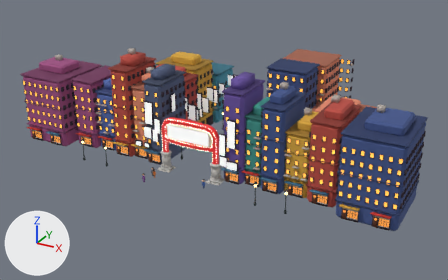
Before and after pictures for a commit that changed the glTF model assets/lod_ichiban.glb.
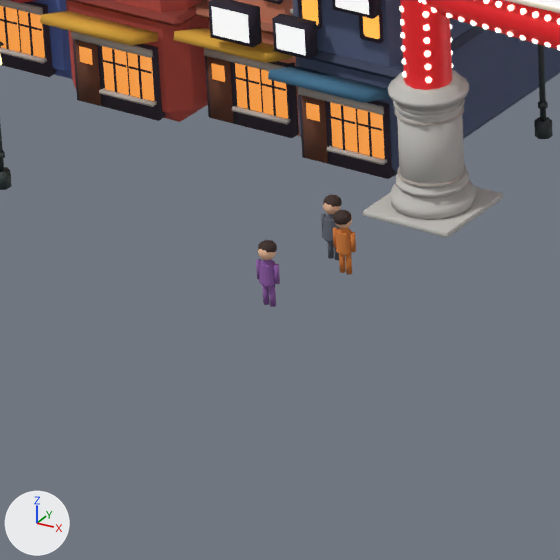
The first picture shows the older version from a 50 mm lens placed at (59.8, -94.9, 56.7), pointed at (2.4, 9.6, 4.5). The close-ups show the older and then the newer version on the part from 24% to 41% of the width and 50% to 78% of the height of that picture. Only the edits that show in the close-ups are written down. Arrows for +X, +Y and +Z are at lower left; the lights stay in place. Where no turn or scale is listed for an object, it has been applied to the vertices.

Names of what the first close-up shows: 'near_awn1', 'near_awn2', 'near_bld0', 'near_bld1', 'near_gateRed', 'near_post', 'near_signBack', 'near_signFace', 'p_ped11', 'p_ped12', 'p_ped13', 'shopM', 'shopM.001', 'shopM.002', 'shopM.003' and 13 more.
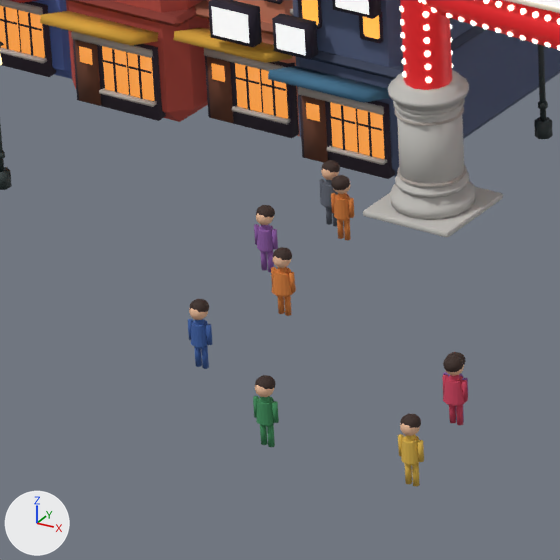
Where the change shows, as pixel boxes (x1, y1, x2, y2) in the close-ups (560 x 560 px):
'p_ped11', moved
    before: (256, 240, 280, 307)
    after: (254, 205, 278, 272)
'p_ped12', moved
    before: (333, 209, 356, 275)
    after: (331, 175, 354, 240)
'p_ped14', added
    after: (398, 413, 424, 487)
'p_ped13', moved
    before: (321, 194, 342, 260)
    after: (319, 160, 340, 226)
'p_ped15', added
    after: (253, 375, 279, 447)
'p_ped16', added
    after: (442, 356, 468, 425)
'p_ped17', added
    after: (188, 299, 212, 369)
'p_ped19', added
    after: (271, 247, 296, 316)
'p_ped18', added
    after: (443, 352, 468, 422)

What the commit changed:
Mesh me_pedm19 is new.
It has 264 vertices, 496 faces and spans x -0.36..0.36, y -0.32..0.32, z -0.96..0.96.
Faces by material slot: [336, 80, 80].
It uses material mat_cloth5 (orange #d17b37).
It uses material mat_skin (beige #e9b997).
It uses material mat_hair (brown #37251f).
Mesh me_pedm18 is new.
It has 264 vertices, 496 faces and spans x -0.36..0.36, y -0.28..0.28, z -0.96..0.96.
Faces by material slot: [336, 80, 80].
It uses material mat_cloth4 (purple #8b59a2).
It uses material mat_skin (beige #e9b997).
It uses material mat_hair (brown #37251f).
Mesh me_pedm17 is new.
It has 264 vertices, 496 faces and spans x -0.36..0.36, y -0.28..0.28, z -0.96..0.96.
Faces by material slot: [336, 80, 80].
It uses material mat_cloth3 (blue #3a5e9f).
It uses material mat_skin (beige #e9b997).
It uses material mat_hair (brown #37251f).
Mesh me_pedm16 is new.
It has 264 vertices, 496 faces and spans x -0.36..0.36, y -0.32..0.32, z -0.96..0.96.
Faces by material slot: [336, 80, 80].
It uses material mat_cloth2 (red #c53e59).
It uses material mat_skin (beige #e9b997).
It uses material mat_hair (brown #37251f).
Mesh me_pedm15 is new.
It has 264 vertices, 496 faces and spans x -0.36..0.36, y -0.28..0.28, z -0.96..0.96.
Faces by material slot: [336, 80, 80].
It uses material mat_cloth1 (green #3d8b59).
It uses material mat_skin (beige #e9b997).
It uses material mat_hair (brown #37251f).
Mesh me_pedm14 is new.
It has 264 vertices, 496 faces and spans x -0.36..0.36, y -0.28..0.28, z -0.96..0.96.
Faces by material slot: [336, 80, 80].
It uses material mat_cloth0 (yellow #d9b149).
It uses material mat_skin (beige #e9b997).
It uses material mat_hair (brown #37251f).
Object 'p_ped11' (ob_p_ped11) moves from (-6.04, -7.57, 1.26) to (-6.04, -7.57, 2.31).
Object 'p_ped12' (ob_p_ped12) moves from (-5.32, -5.05, 1.26) to (-5.32, -5.05, 2.31).
Object 'p_ped13' (ob_p_ped13) moves from (-6.09, -4.46, 1.26) to (-6.09, -4.46, 2.31).
Object 'p_ped19' (ob_p_ped19) is new; it shows me_pedm19.
Its location is (-4.16, -9.44, 2.31).
Object 'p_ped18' (ob_p_ped18) is new; it shows me_pedm18.
Its location is (3.05, -12.11, 2.31).
Object 'p_ped17' (ob_p_ped17) is new; it shows me_pedm17.
Its location is (-4.33, -12.86, 2.31).
Object 'p_ped16' (ob_p_ped16) is new; it shows me_pedm16.
Its location is (3.1, -12.23, 2.31).
Object 'p_ped15' (ob_p_ped15) is new; it shows me_pedm15.
Its location is (-0.43, -15.42, 2.31).
Object 'p_ped14' (ob_p_ped14) is new; it shows me_pedm14.
Its location is (3.85, -15.31, 2.31).
